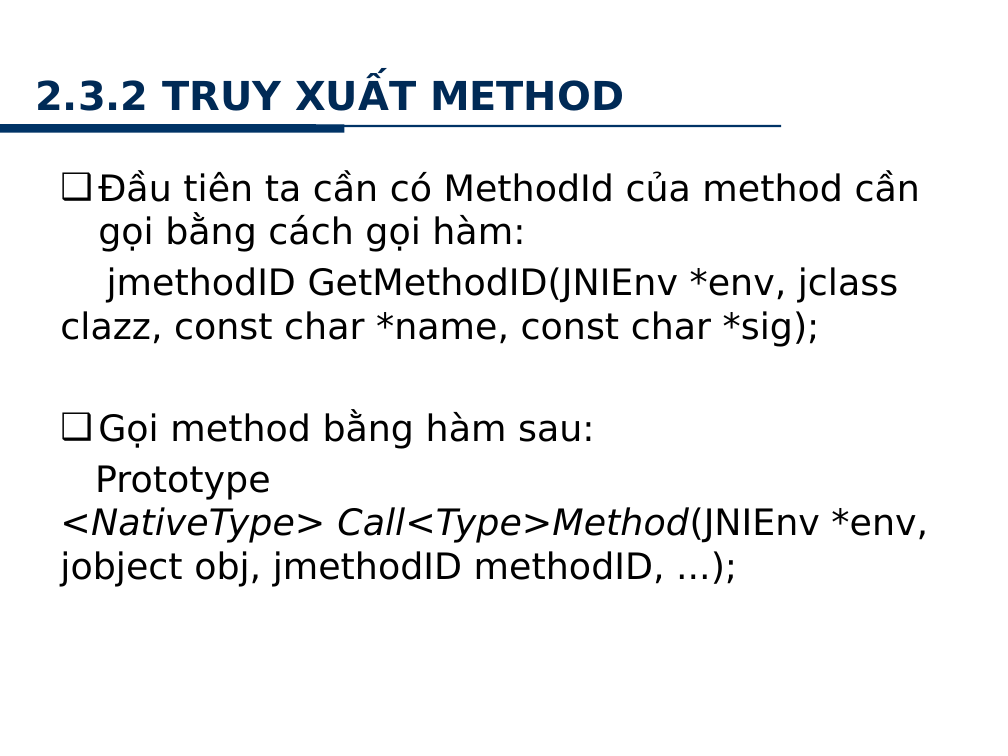
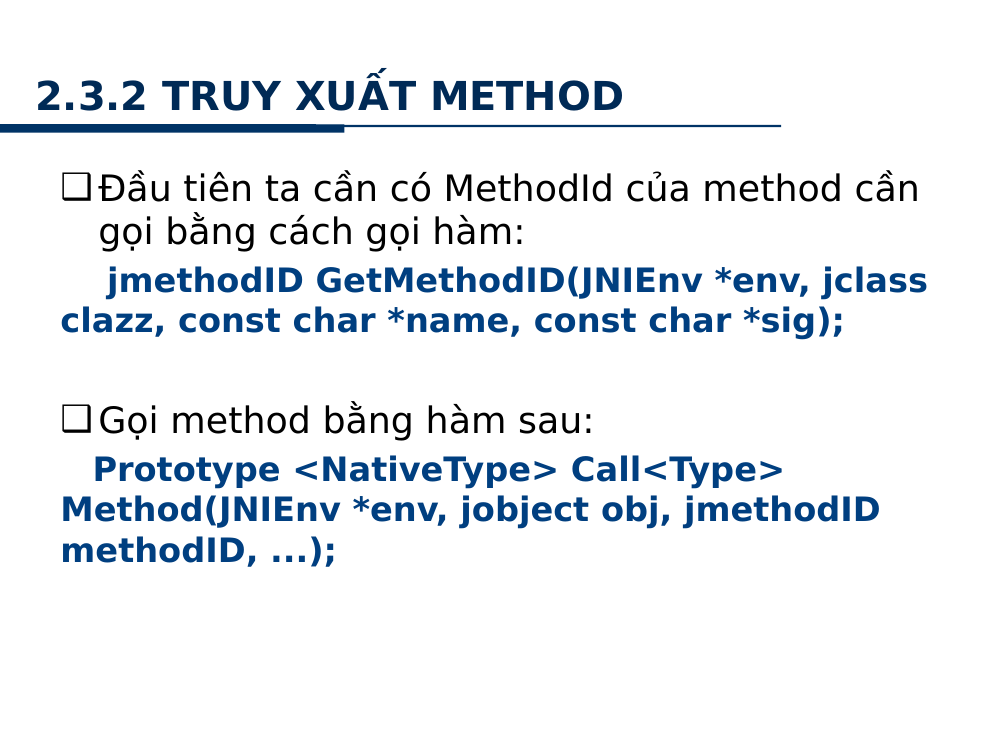
Before and after one commit to minhkhanh/UofS-Java, a slide deck: slide 17 of Seminar_JNI/Slide_00.pptx (slide 18 before the commit). Drawn at 1008x756 pixels with LibreOffice and Linux fonts; fonts in the diff are those of the drawing; background and template pictures are left out. Boxes give left, top, right and bottom in pixels: in the first picture for what was removed or moved away, otherwise in the second. Text is boxed around its words. In the diff, an @@ line names an element or a change of style, - is before the commit and + after.

```diff
--- a/Seminar_JNI/Slide_00.pptx
+++ b/Seminar_JNI/Slide_00.pptx
@@ text at [60,266,928,339]: size 26 to 24 pt, text colour #000000 to #003F80, bold on in "jmethodID GetMethodID(JNIEnv *env, jclass clazz, const char ..." @@
@@ text at [60,455,881,567]: text changed; size 26 to 24 pt; text colour #000000 to #003F80; bold on @@
-Prototype <NativeType> Call<Type>Method(JNIEnv *env, jobject obj, jmethodID methodID, ...);
+Prototype <NativeType> Call<Type> Method(JNIEnv *env, jobject obj, jmethodID methodID, ...);
```
Also in this commit, not shown: 15 other slides changed, 1 slide removed.
